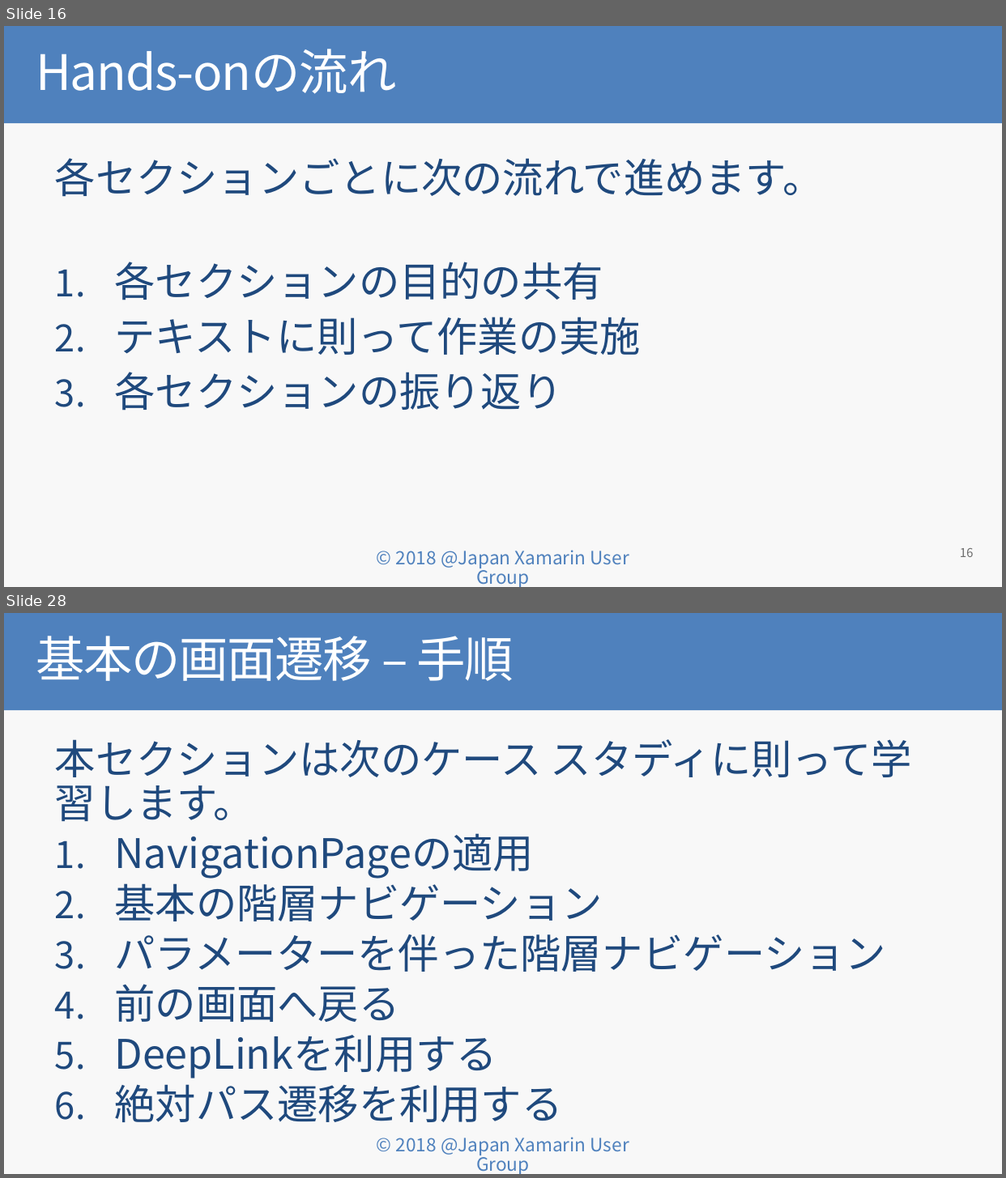
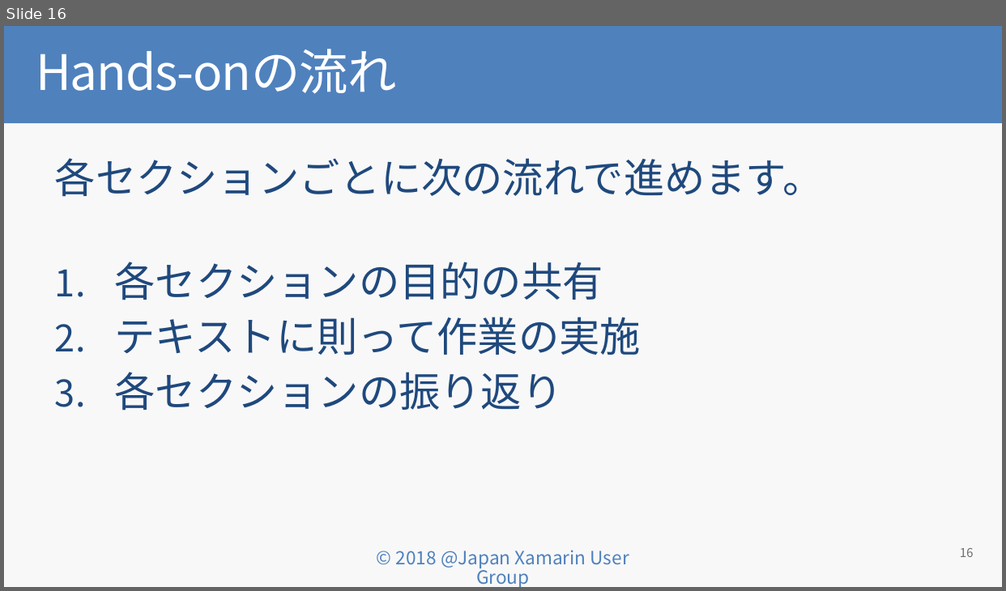
Before and after one commit to jxug/PrismHandsOn, a slide deck: Prism for Xamarin.Forms入門 Hands-on.pptx. Shown one above the other, each under a label of ours: slides 16 and 28 before the commit, slide 16 after it; the slides between them are not shown. The pictures are 1006x1178 and 1006x591 pixels, drawn with LibreOffice and Linux fonts; fonts in the diff are those of the drawing; background and template pictures are left out. Boxes give left, top, right and bottom in pixels: in the first picture for what was removed or moved away, otherwise in the second. Text is boxed around its words. In the diff, an @@ line names an element or a change of style, - is before the commit and + after.

```diff
--- a/Prism for Xamarin.Forms入門 Hands-on.pptx
+++ b/Prism for Xamarin.Forms入門 Hands-on.pptx
@@ slide 28 removed at [4, 613, 1002, 1174], background #F8F8F8; not listed: 1 template element that a slide beside it also shows @@
@@ title removed at [4, 613, 1002, 710] @@
-基本の画面遷移 – 手順
@@ text removed at [55, 739, 912, 1122] @@
-本セクションは次のケース スタディに則って学習します。
-1. NavigationPageの適用
-2. 基本の階層ナビゲーション
-3. パラメーターを伴った階層ナビゲーション
-4. 前の画面へ戻る
-5. DeepLinkを利用する
-6. 絶対パス遷移を利用する
```
Also in this commit, not shown: 1 slide added, 50 other slides removed.
